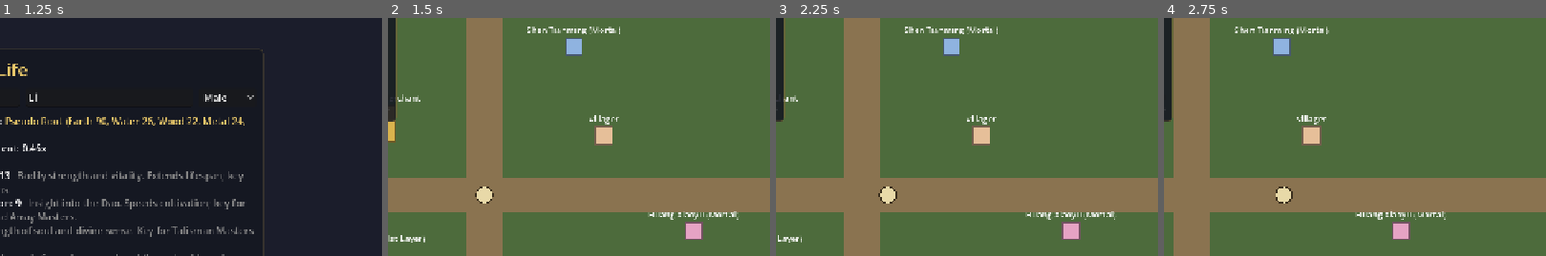
Above: before the commit, frames 1-4 (left to right).
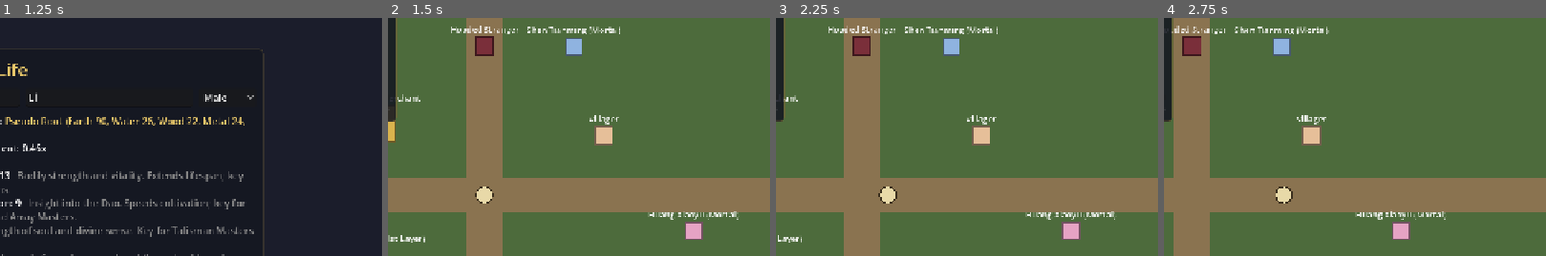
Above: after the commit, the same moments.

Repository: samridghimire/cultivation-game
Game: Godot game, scene res://src/ui/main_menu.tscn
The game is run twice, just before and just after one commit, with the same random seed, the same clock (stepped at 60 frames per second) and the same inputs.
Inputs (mouse positions are % of the whole screen's width and height, from its top left):
- Up to frame 1 (1.25 s): click "New Game" at 0.5 s
- Up to frame 2 (1.5 s): click "Begin" at 1.25 s
- Up to frame 3 (2.25 s): tap Enter at 2 s; move the mouse to (72, 45) at 2.02 s; hold D (move_right) from 2.03 s (still down); hold E (interact) from 2.03 s (still down); click (72, 45) at 2.17 s
- Up to frame 4 (2.75 s): keep holding D (move_right); keep holding E (interact)
The pictures show only the part of the screen within x 37-87%, y 13-63%; the shares and areas given below are measured in that part.

Frame 1 is identical in both runs. In frame 2, 0.7% of the frame differs, in the area x 16-34%, y 3-16%; in frame 3, 0.6%; in frame 4, 0.6%.

Commit message:
[C-008] Deeds expansion: 12 deeds at 4 new deed givers
Co-Authored-By: Claude <noreply@anthropic.com>
Co-Authored-By: Claude Opus 5.5 <noreply@anthropic.com>
Claude-Session: https://claude.ai/code/session_01GTVEWa5Zh8BYUeWkzpwX3Y

Diff:
--- a/data/deeds.json
+++ b/data/deeds.json
@@ -6,6 +6,18 @@
     {"id": "rob_villager", "name": "Rob the villager", "context": "villager", "days": 0, "blocked_by_flag": "villager_dead", "effects": {"alignment": -60, "items": {"spirit_stone": 8}}},
     {"id": "kill_villager", "name": "Kill the villager and refine their blood essence", "context": "villager", "days": 1, "blocked_by_flag": "villager_dead", "effects": {"alignment": -250, "qi": 250, "set_flag": "villager_dead"}},
     {"id": "guide_traveller", "name": "Guide the traveller out of the mist", "context": "traveller", "days": 2, "blocked_by_flag": "traveller_gone", "effects": {"alignment": 30, "items": {"spirit_stone": 3}, "set_flag": "traveller_gone"}},
-    {"id": "rob_traveller", "name": "Rob the traveller and leave them to the wolves", "context": "traveller", "days": 0, "blocked_by_flag": "traveller_gone", "effects": {"alignment": -120, "items": {"spirit_stone": 15}, "set_flag": "traveller_gone"}}
+    {"id": "rob_traveller", "name": "Rob the traveller and leave them to the wolves", "context": "traveller", "days": 0, "blocked_by_flag": "traveller_gone", "effects": {"alignment": -120, "items": {"spirit_stone": 15}, "set_flag": "traveller_gone"}},
+    {"id": "warn_village_of_poisoner", "name": "Turn the agent away and warn the village", "context": "poisoner", "days": 1, "blocked_by_flag": "poisoner_gone", "effects": {"alignment": 60, "set_flag": "poisoner_gone"}},
+    {"id": "con_the_poisoner", "name": "Take his bounty and pour the poison into the river", "context": "poisoner", "days": 1, "blocked_by_flag": "poisoner_gone", "effects": {"alignment": -10, "items": {"spirit_stone": 60}, "set_flag": "poisoner_gone"}},
+    {"id": "poison_village_well", "name": "Poison the village well for the Blood Lotus bounty", "context": "poisoner", "days": 1, "blocked_by_flag": "poisoner_gone", "effects": {"alignment": -300, "items": {"spirit_stone": 120}, "set_flag": "poisoner_gone"}},
+    {"id": "carry_sect_brother", "name": "Carry the wounded disciple to safety", "context": "sect_brother", "days": 4, "blocked_by_flag": "sect_brother_gone", "effects": {"alignment": 50, "items": {"spirit_stone": 20}, "set_flag": "sect_brother_gone"}},
+    {"id": "rob_sect_brother", "name": "Take his storage pouch and leave him to the beasts", "context": "sect_brother", "days": 0, "blocked_by_flag": "sect_brother_gone", "effects": {"alignment": -150, "items": {"spirit_stone": 70, "spirit_gathering_pill": 1}, "set_flag": "sect_brother_gone"}},
+    {"id": "devour_sect_brother", "name": "Devour his cultivation while he is helpless", "context": "sect_brother", "days": 1, "blocked_by_flag": "sect_brother_gone", "effects": {"alignment": -300, "qi": 1500, "set_flag": "sect_brother_gone"}},
+    {"id": "feed_street_child", "name": "Buy the child a hot meal (2 stones)", "context": "street_child", "days": 0, "blocked_by_flag": "street_child_gone", "effects": {"alignment": 8, "items": {"spirit_stone": -2}}},
+    {"id": "apprentice_street_child", "name": "Pay for the child's apprenticeship (50 stones)", "context": "street_child", "days": 1, "blocked_by_flag": "street_child_gone", "effects": {"alignment": 80, "items": {"spirit_stone": -50}, "set_flag": "street_child_gone"}},
+    {"id": "sell_street_child", "name": "Sell the child to the Night Market slavers", "context": "street_child", "days": 0, "blocked_by_flag": "street_child_gone", "effects": {"alignment": -200, "items": {"spirit_stone": 60}, "set_flag": "street_child_gone"}},
+    {"id": "free_bandit_captives", "name": "Slip in at night and free the captives", "context": "bandit_camp", "days": 4, "blocked_by_flag": "bandit_camp_gone", "effects": {"alignment": 80, "items": {"spirit_stone": 30}, "set_flag": "bandit_camp_gone"}},
+    {"id": "extort_bandit_lord", "name": "Demand tribute from the bandit lord as a passing senior", "context": "bandit_camp", "days": 1, "blocked_by_flag": "bandit_camp_gone", "effects": {"alignment": -15, "items": {"spirit_stone": 60}, "set_flag": "bandit_camp_gone"}},
+    {"id": "join_bandit_raid", "name": "Ride with the bandits against a merchant caravan", "context": "bandit_camp", "days": 5, "blocked_by_flag": "bandit_camp_gone", "effects": {"alignment": -100, "items": {"spirit_stone": 90, "cold_iron": 2}, "set_flag": "bandit_camp_gone"}}
   ]
 }
--- a/data/regions.json
+++ b/data/regions.json
@@ -20,6 +20,7 @@
         {"type": "sect_hall", "display_name": "Sect Recruitment Hall", "pos": [1250, 750], "size": [160, 110], "color": "b33f33"},
         {"type": "workshop", "display_name": "Village Workshop", "pos": [400, 720], "size": [130, 90], "color": "8c6640"},
         {"type": "merchant", "display_name": "Wandering Merchant", "pos": [620, 380], "size": [60, 60], "color": "d9b34d"},
+        {"type": "deed_giver", "display_name": "Hooded Stranger", "pos": [800, 250], "size": [30, 30], "color": "7a2f3a", "deed_context": "poisoner", "hidden_by_flag": "poisoner_gone"},
         {"type": "deed_giver", "display_name": "Villager", "pos": [1000, 400], "size": [30, 30], "color": "e6bf99", "deed_context": "villager", "hidden_by_flag": "villager_dead"},
         {"type": "explore", "display_name": "Village Outskirts", "pos": [150, 880], "size": [120, 70], "color": "6b7d4a"},
         {"type": "travel", "display_name": "Village Gate", "pos": [1540, 500], "size": [40, 120], "color": "5c4630"}
@@ -44,6 +45,7 @@
         {"type": "explore", "display_name": "Herb Valley", "pos": [800, 800], "size": [180, 90], "color": "6f9f4a", "explore_tags": ["herbs"]},
         {"type": "gather", "display_name": "Herb Patch", "pos": [1000, 650], "size": [120, 70], "color": "7fae58", "gather_days": 5,
          "gather_table": [{"item": "spirit_herb", "weight": 4, "min": 1, "max": 3}, {"item": "dew_grass", "weight": 5,  …(183 unchanged characters)…
+        {"type": "deed_giver", "display_name": "Wounded Sect Disciple", "pos": [1400, 520], "size": [30, 30], "color": "a8c4e0", "deed_context": "sect_brother", "hidden_by_flag": "sect_brother_gone"},
         {"type": "deed_giver", "display_name": "Lost Traveller", "pos": [1300, 700], "size": [30, 30], "color": "c9a27a", "deed_context": "traveller", "hidden_by_flag": "traveller_gone"},
         {"type": "travel", "display_name": "Forest Trail", "pos": [40, 500], "size": [40, 120], "color": "5c4630"}
       ]
@@ -70,6 +72,7 @@
         {"type": "workshop", "display_name": "Artisan Quarter", "pos": [400, 750], "size": [150, 100], "color": "8c6640"},
         {"type": "sect_hall", "display_name": "Sect Envoy Hall", "pos": [1200, 750], "size": [160, 110], "color": "b33f33"},
         {"type": "meditation", "anchor_id": "fallen_star_room", "display_name": "Rented Cultivation Room", "pos": [1450, 120], "size": [90, 70], "color": "8c919e", "qi_density": 1.3},
+        {"type": "deed_giver", "display_name": "Street Child", "pos": [1050, 420], "size": [24, 24], "color": "b39b7a", "deed_context": "street_child", "hidden_by_flag": "street_child_gone"},
         {"type": "explore", "display_name": "Back Alleys", "pos": [150, 120], "size": [120, 80], "color": "4a4438"},
         {"type": "travel", "display_name": "City Gate", "pos": [800, 970], "size": [120, 40], "color": "5c4630"}
       ]
@@ -92,6 +95,7 @@
          "gather_table": [{"item": "iron_essence", "weight": 5, "min": 2, "max": 4}, {"item": "cold_iron", "weight": 3, …(298 unchanged characters)…
         {"type": "gather", "display_name": "Frost Ledge", "pos": [1450, 560], "size": [100, 70], "color": "e0ecf5", "gather_days": 10,
          "gather_table": [{"item": "ice_soul_flower", "weight": 2, "min": 1, "max": 1}, {"item": "flame_lotus", "weight …(183 unchanged characters)…
+        {"type": "deed_giver", "display_name": "Bandit Camp", "pos": [1450, 820], "size": [60, 50], "color": "6b4a2e", "deed_context": "bandit_camp", "hidden_by_flag": "bandit_camp_gone"},
         {"type": "explore", "display_name": "Beast Ridge", "pos": [700, 200], "size": [170, 100], "color": "3d4b57"},
         {"type": "explore", "display_name": "Ancient Cave", "pos": [1200, 800], "size": [110, 90], "color": "1e2228", "explore_tags": ["ruins"]},
         {"type": "travel", "display_name": "Mountain Path", "pos": [40, 500], "size": [40, 120], "color": "5c4630"}
--- a/tests/unit/test_items_and_deeds.gd
+++ b/tests/unit/test_items_and_deeds.gd
@@ -44,3 +44,27 @@
 	Deeds.perform(c, data(), "kill_villager", flags)
 	assert_true(flags.get("villager_dead", false))
 	assert_eq(Deeds.available(data(), "villager", flags).size(), 0)
+
+
+func test_every_deed_context_has_a_giver_and_a_moral_choice() -> void:
+	var givers := {}
+	for region: Dictionary in data().regions.values():
+		for place: Dictionary in region.get("places", []):
+			if place.get("type", "") == "deed_giver":
+				givers[place.get("deed_context", "villager")] = true
+	for npc: Dictionary in data().npcs.values():
+		if npc.has("deed_context"):
+			givers[npc["deed_context"]] = true
+	var contexts := {}
+	for deed: Dictionary in data().deeds.values():
+		var ctx: String = deed.get("context", "")
+		var shift := int(deed.get("effects", {}).get("alignment", 0))
+		if not contexts.has(ctx):
+			contexts[ctx] = {"good": false, "evil": false}
+		if shift > 0:
+			contexts[ctx]["good"] = true
+		if shift < 0:
+			contexts[ctx]["evil"] = true
+	for ctx: String in contexts:
+		assert_true(givers.has(ctx), "deed context '%s' has no deed giver" % ctx)
+		assert_true(contexts[ctx]["good"] and contexts[ctx]["evil"], "deed context '%s' needs a righteous and a demonic option" % ctx)
Not shown, changed: docs/BACKLOG.md
Not shown, changed: docs/CHANGELOG.md
